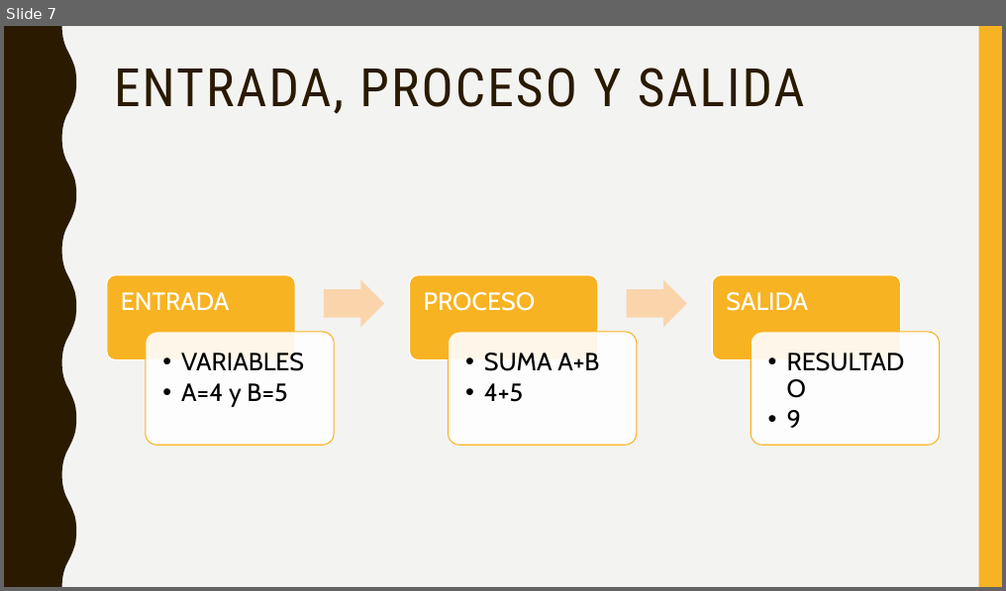
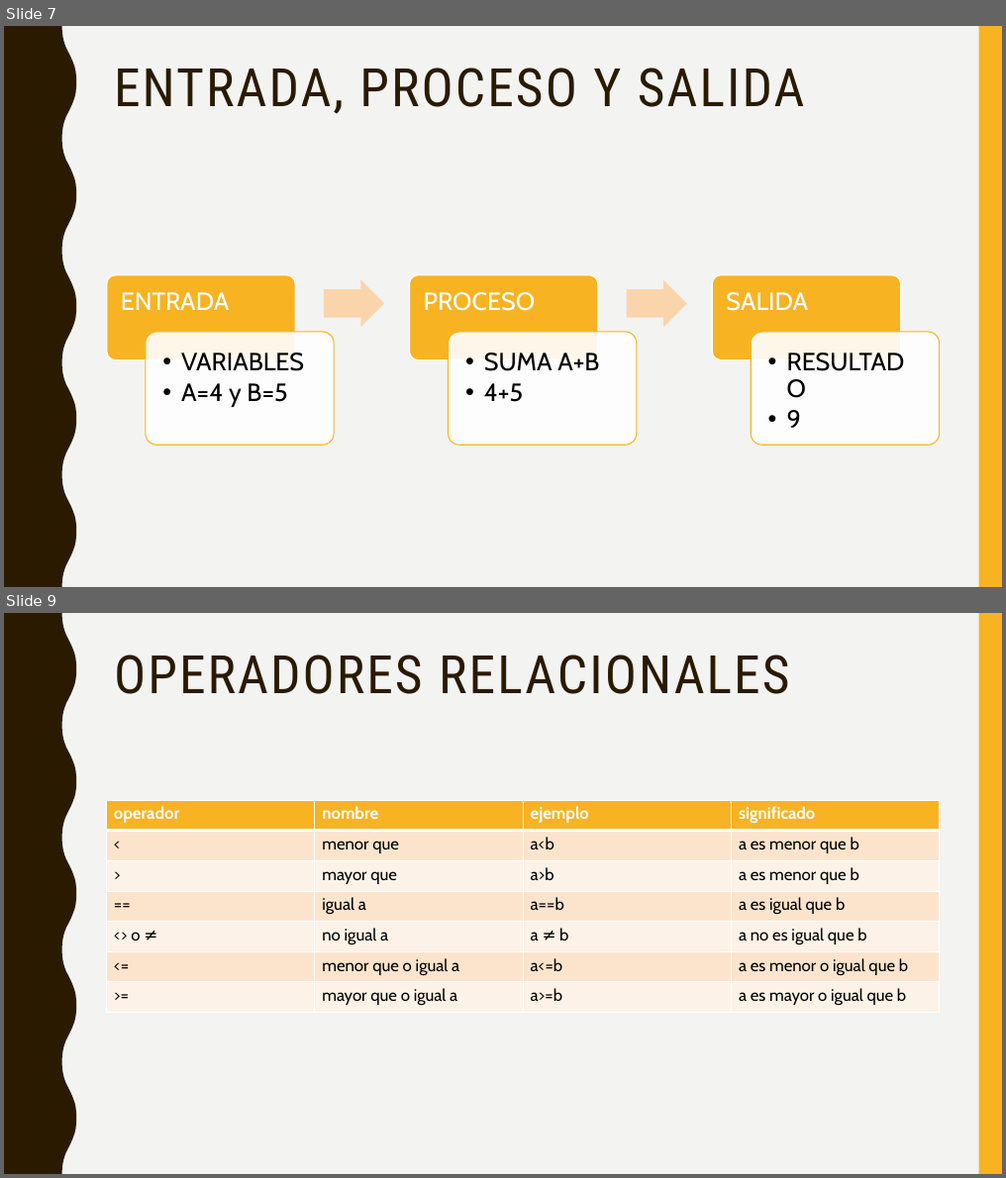
Before and after one commit to Jhonas0123/language_tests, a slide deck: Lógica de programación.pptx. Shown one above the other, each under a label of ours: slide 7 before the commit, slides 7 and 9 after it; the slides between them are not shown. The pictures are 1006x591 and 1006x1178 pixels, drawn with LibreOffice and Linux fonts; fonts in the diff are those of the drawing. Boxes give left, top, right and bottom in pixels: in the first picture for what was removed or moved away, otherwise in the second. Text is boxed around its words. In the diff, an @@ line names an element or a change of style, - is before the commit and + after.

```diff
--- a/Lógica de programación.pptx
+++ b/Lógica de programación.pptx
@@ slide 9 added at [4,613,1002,1174], background #F3F3F2; not listed: 2 template elements that a slide beside it also shows @@
@@ title added at [114,655,789,694], 51 pt, text #2A1A00 @@
+OPERADORES RELACIONALES
@@ table added at [107,800,939,1013], 7 rows, 4 columns @@
+operador | nombre | ejemplo | significado
+< | menor que | a<b | a es menor que b
+> | mayor que | a>b | a es menor que b
+== | igual a | a==b | a es igual que b
+<> o ≠ | no igual a | a ≠ b | a no es igual que b
+<= | menor que o igual a | a<=b | a es menor o igual que b
+>= | mayor que o igual a | a>=b | a es mayor o igual que b
```
Also in this commit, not shown: 1 slide changed, 4 other slides added.
